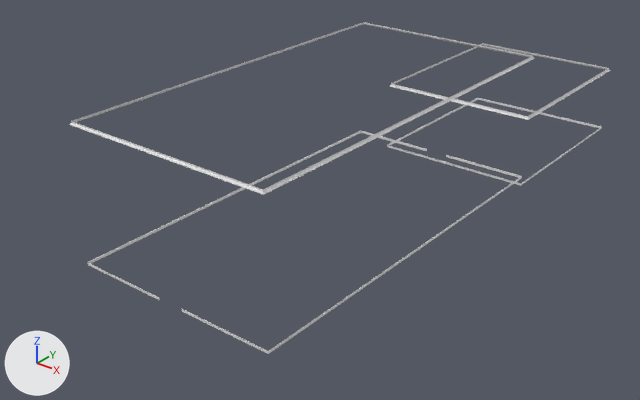
One commit to the FBX model PigeonTheGame/Assets/LevelBlockOutRama.fbx: the scene before it, then after it.
Camera for both pictures: a 50 mm lens placed at (122.2, -245.8, 106.4), pointed at (-9.8, -80.7, 4.1). The lights are fixed; the arrows at lower left show +X, +Y and +Z. Where no turn or scale is listed for an object, it has been applied to the vertices.

Names of what the first picture shows: 'Podloga'.
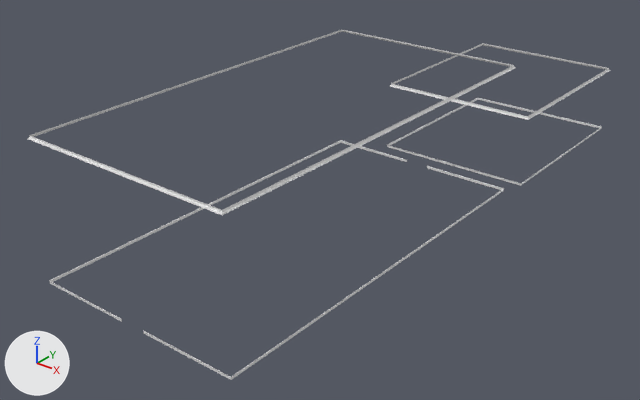
Changed parts and their boxes [x1, y1, x2, y2] in the pictures (640 x 400 px):
'Podloga', reshaped (59% narrower, 57% shorter)
    before: [69, 22, 610, 354]
    after: [387, 43, 610, 186]
'Podloga.001', added
    after: [28, 30, 516, 380]
part 1 of me_cube_150, deleted
    before: [182, 155, 522, 354]
part 2 of me_cube_150, deleted
    before: [69, 22, 535, 195]

The change, as a list of edits to the scene's bpy script:
```text
Change me_cube_150:
    where me_cube_150.from_pydata(...)  # 116 vertices, 86 faces; spans x -27.0..27.0, y -143.0..27.0, z -1.0..40.0
    used by ob_podloga; location = (0.0, 0.0, 0.0)
    me_cube_150 part 1: the loose piece of 24 vertices spanning x 3.0..27.0, y -143.0..-39.0, z 6.0..7.0 is deleted
    me_cube_150 part 2: the loose piece of 20 vertices spanning x -27.0..27.0, y -143.0..-39.0, z 40.0 is deleted
Add me_cube_152:
    me_cube_152.from_pydata(...)  # 72 vertices, 49 faces; spans x -27.2..27.2, y -153.1..-49.2, z 6.0..40.5
Add ob_podloga_001:
    ob_podloga_001 = bpy.data.objects.new('Podloga.001', me_cube_152)
    ob_podloga_001.location = (0.0, 0.0, 0.0)
```
